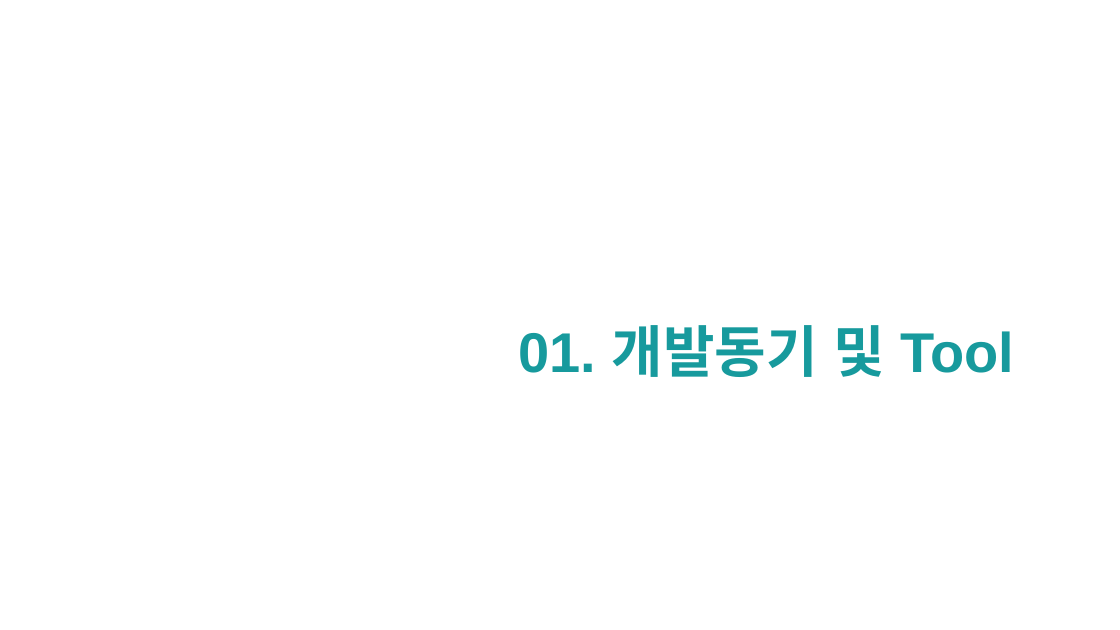
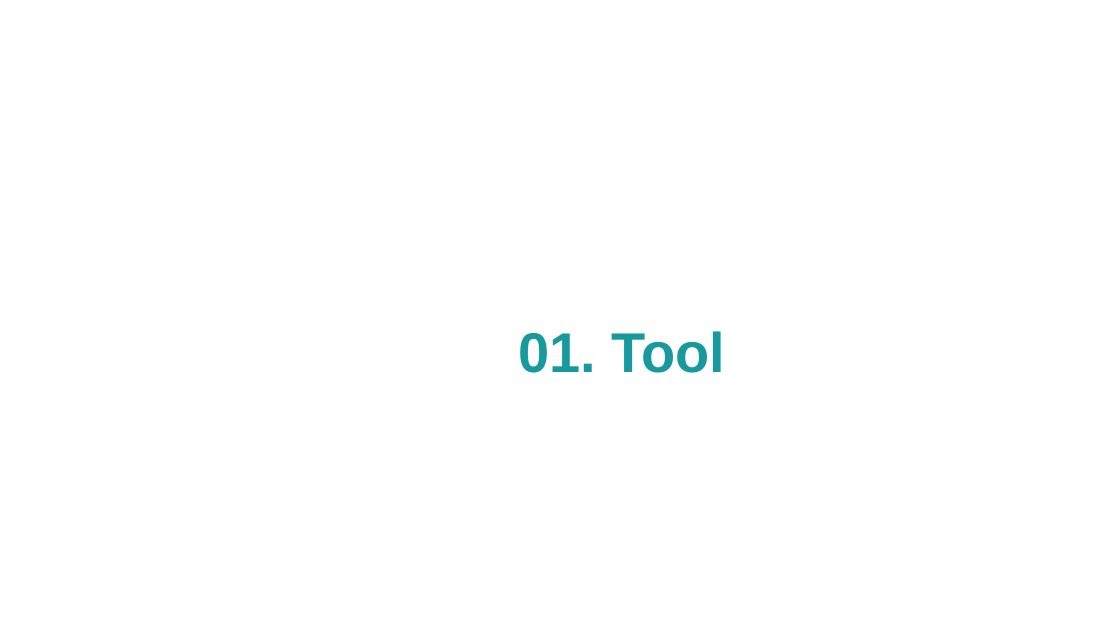
Before and after one commit to mina0502/portfolio, a slide deck: slide 2 of flask/졸업작품(Python_Flask).pptx (slide 3 before the commit). Drawn at 1120x630 pixels with LibreOffice and Linux fonts; fonts in the diff are those of the drawing; background and template pictures are left out. Boxes give left, top, right and bottom in pixels: in the first picture for what was removed or moved away, otherwise in the second. Text is boxed around its words. In the diff, an @@ line names an element or a change of style, - is before the commit and + after.

```diff
--- a/flask/졸업작품(Python_Flask).pptx
+++ b/flask/졸업작품(Python_Flask).pptx
@@ text at [518, 331, 725, 373]: text changed @@
-01. 개발동기 및 Tool
+01. Tool
```
Also in this commit, not shown: 7 slides removed.
